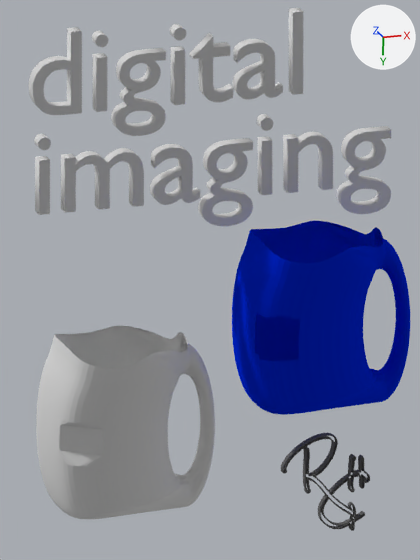
The Blender file digital_imaging.blend: old version first, new version second.
Rendered twice from the file's camera 'Camera'. Lighting does not change. The marker at upper right points along +X, +Y and +Z.

The first picture shows 'Curve', 'Fh1 Voxelizer-Tetgen In', 'Text', 'Text.001', 'Torus.002'.
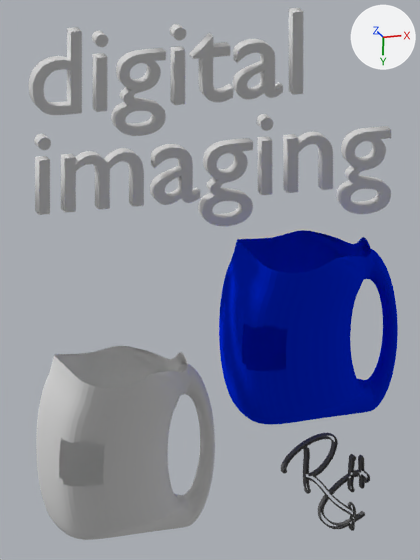
Where the change shows, as pixel boxes [x1, y1, x2, y2] in the pictures (420 x 560 px):
'Torus.002', moved: before [232, 221, 410, 415]; after [219, 230, 398, 424]
'Torus.000', added: after [36, 346, 215, 540]
'Fh1 Voxelizer-Tetgen In', hidden: before [36, 325, 215, 519]

What changed in the scene script:
```text
Add me_torus_000:
    me_torus_000.from_pydata(...)  # 9247 vertices, 9182 faces; spans x -2.06..0.46, y -1.37..1.22, z -0.92..0.92
    me_torus_000.materials.append(mat_material)  # white #e7e7e7
Change ob_torus_002:
    ob_torus_002.location: (2.28, -0.38, -0.01) -> (2.09, -0.25, -0.01)
Change ob_fh1_voxelizer_tetgen_in:
    add ob_fh1_voxelizer_tetgen_in.hide_set(True)  # its collection is switched off
Add ob_torus_000:
    ob_torus_000 = bpy.data.objects.new('Torus.000', me_torus_000)
    ob_torus_000.location = (-0.68, 1.18, -0.17)
```
